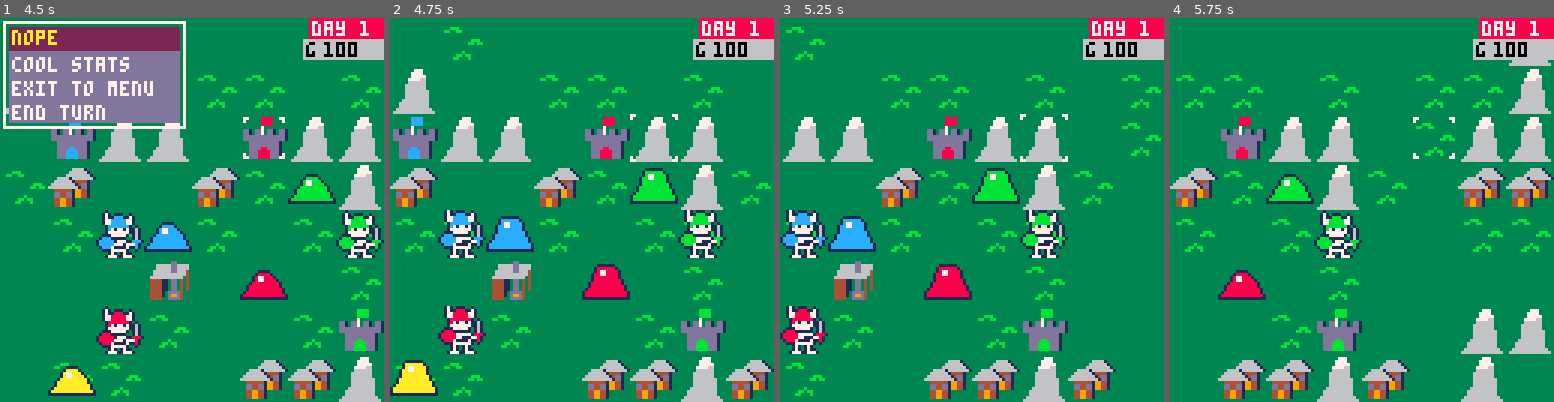
Above: before the commit, frames 1-4 (left to right).
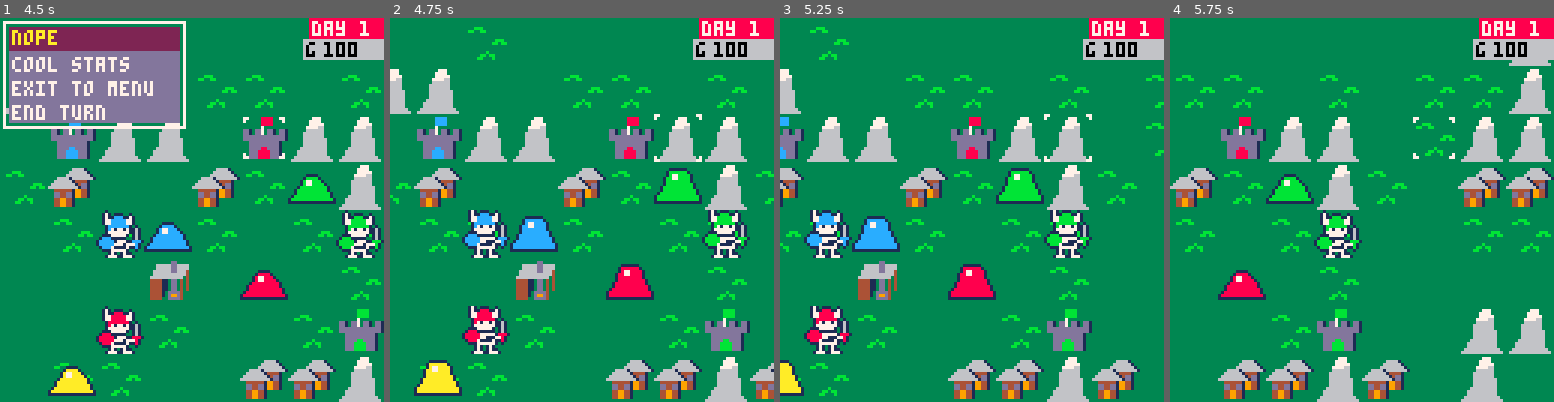
Above: after the commit, the same moments.

Repository: Cuttleshock/PICO-8-projects
Game: PICO-8 cartridge wars.p8
The game is run twice, just before and just after one commit, with the same random seed, the same clock (stepped at 60 frames per second) and the same inputs.
Inputs:
- Up to frame 1 (4.5 s): tap X (X key) at 0.33, 0.7, 1.43, 2.58, 3.1, 3.62, 4.13 s; tap O (Z key) at 1.07, 1.8, 2.43, 3.07, 3.7, 4.33 s; hold Right 2.33-3.33 s; hold Right 3.38-4.22 s; hold Up from 4.27 s (still down)
- Up to frame 2 (4.75 s): tap X (X key) at 4.65 s; release Up at 4.67 s; hold Right from 4.72 s (still down)
- Up to frame 3 (5.25 s): keep holding Right; tap O (Z key) at 4.97 s; tap X (X key) at 5.17 s
- Up to frame 4 (5.75 s): tap O (Z key) at 5.6 s; tap X (X key) at 5.68 s; release Right at 5.72 s

Frame 1 is identical in both runs. In frame 2, 31% of the frame differs, in the area x 0-100%, y 2-100%; in frame 3, 28%; in frame 4, nothing differs.

Commit message:
Smoother camera movement

Diff:
--- a/wars.p8
+++ b/wars.p8
@@ -629,15 +629,15 @@
 function update_camera()
 	-- move camera right/left
 	if pointer.x < cam_x+2 then
-		cam_x = max(0,pointer.x-2)
+		cam_x = max(0,cam_x-0.5)
 	elseif pointer.x > cam_x+5 then
-		cam_x = min(map_w-8,pointer.x-5)
+		cam_x = min(map_w-8,cam_x+0.5)
 	end
 	-- move camera up/down
 	if pointer.y < cam_y+2 then
-		cam_y = max(0,pointer.y-2)
+		cam_y = max(0,cam_y-0.5)
 	elseif pointer.y > cam_y+5 then
-		cam_y = min(map_h-8,pointer.y-5)
+		cam_y = min(map_h-8,cam_y+0.5)
 	end
 end
 
